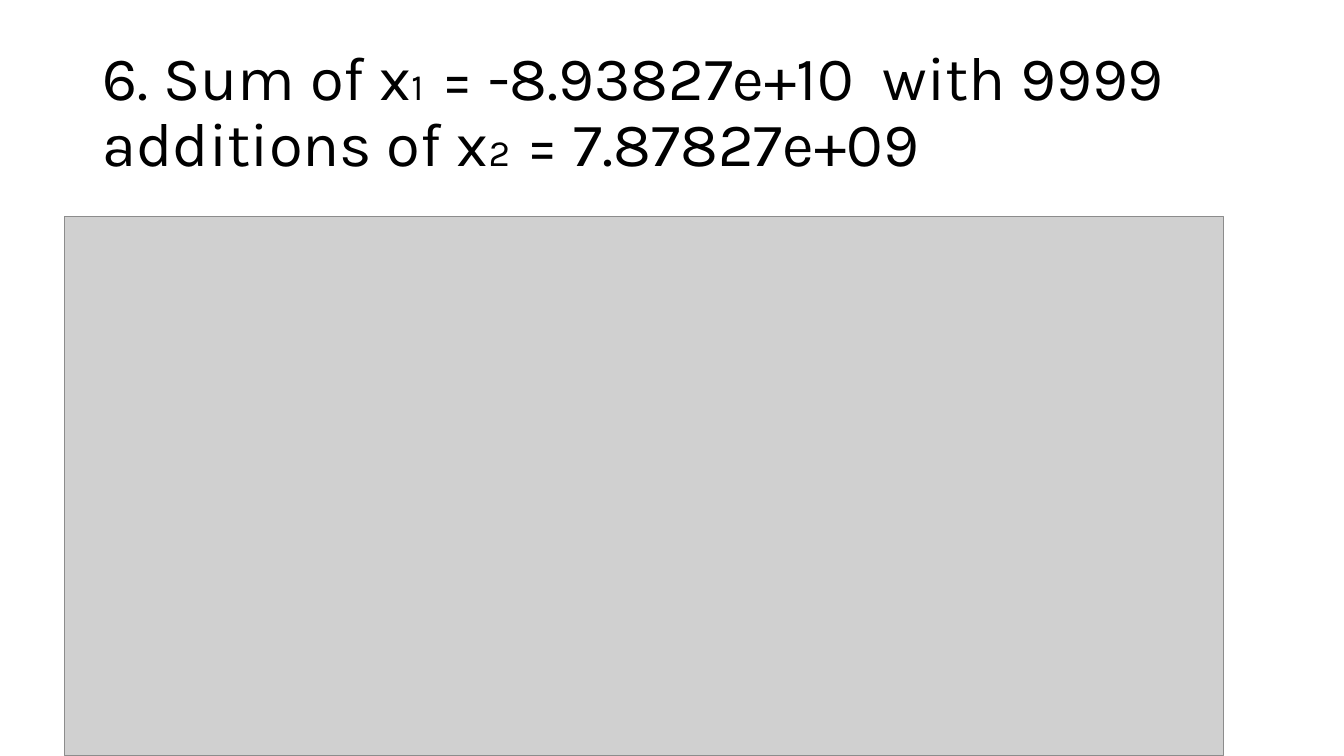
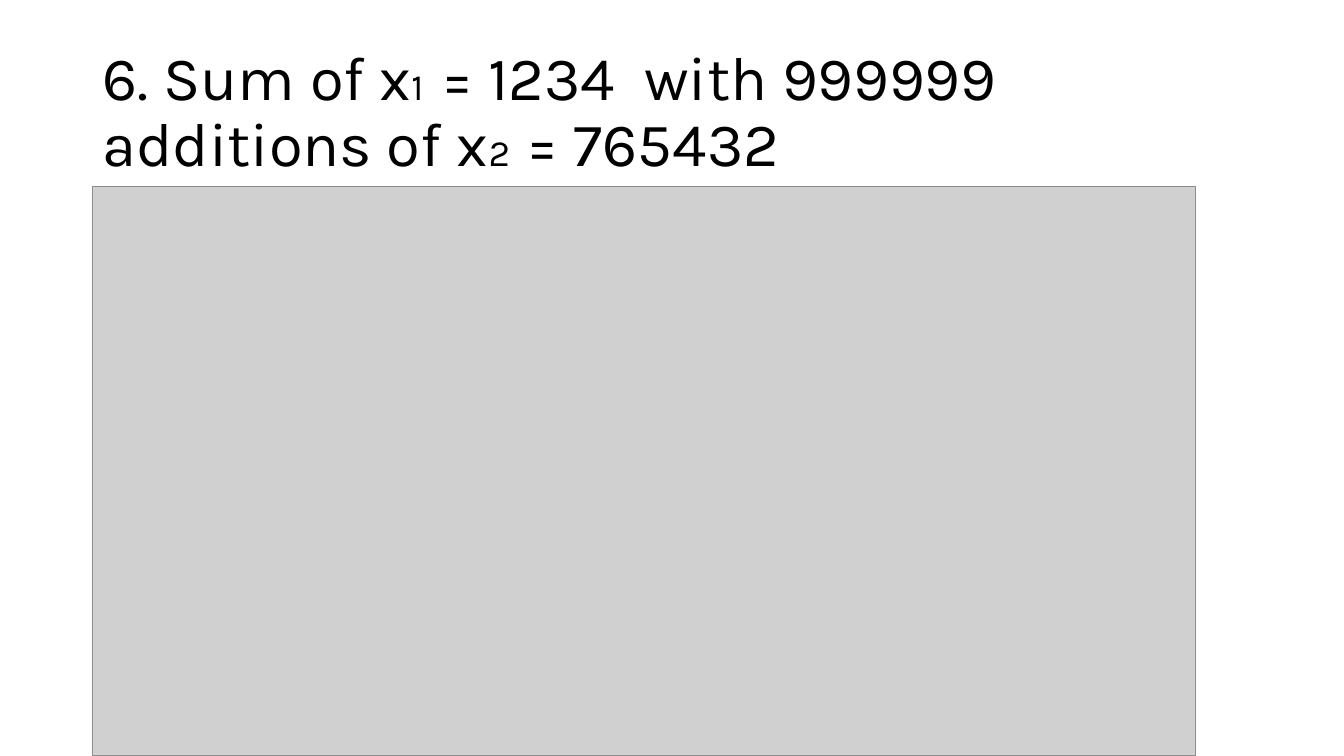
Before and after one commit to yur-spiridonov/NPAt_algorithm, a slide deck: slide 7 of presentation.pptx. Drawn at 1344x756 pixels with LibreOffice and Linux fonts; fonts in the diff are those of the drawing; grey boxes stand for pictures. Boxes give left, top, right and bottom in pixels: in the first picture for what was removed or moved away, otherwise in the second. Text is boxed around its words. In the diff, an @@ line names an element or a change of style, - is before the commit and + after.

```diff
--- a/presentation.pptx
+++ b/presentation.pptx
@@ title at [102,57,996,167]: text changed @@
-6. Sum of x₁ = -8.93827e+10 with 9999 additions of x₂ = 7.87827e+09
+6. Sum of x₁ = 1234 with 999999 additions of x₂ = 765432
@@ picture: place and size @@
-picture at [65,217,1224,756]
+picture at [93,187,1196,756]
```
Also in this commit, not shown: 6 other slides changed, 1 slide removed.
